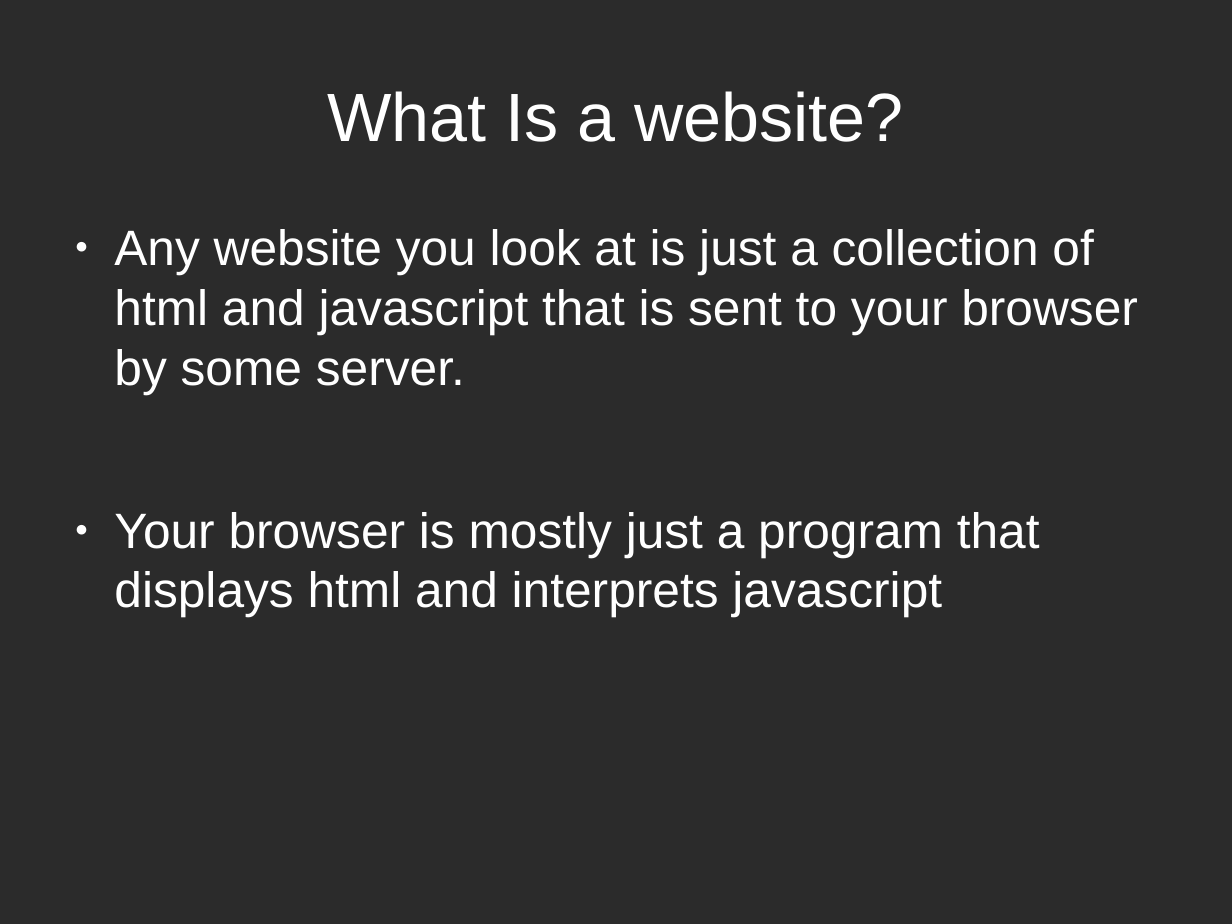
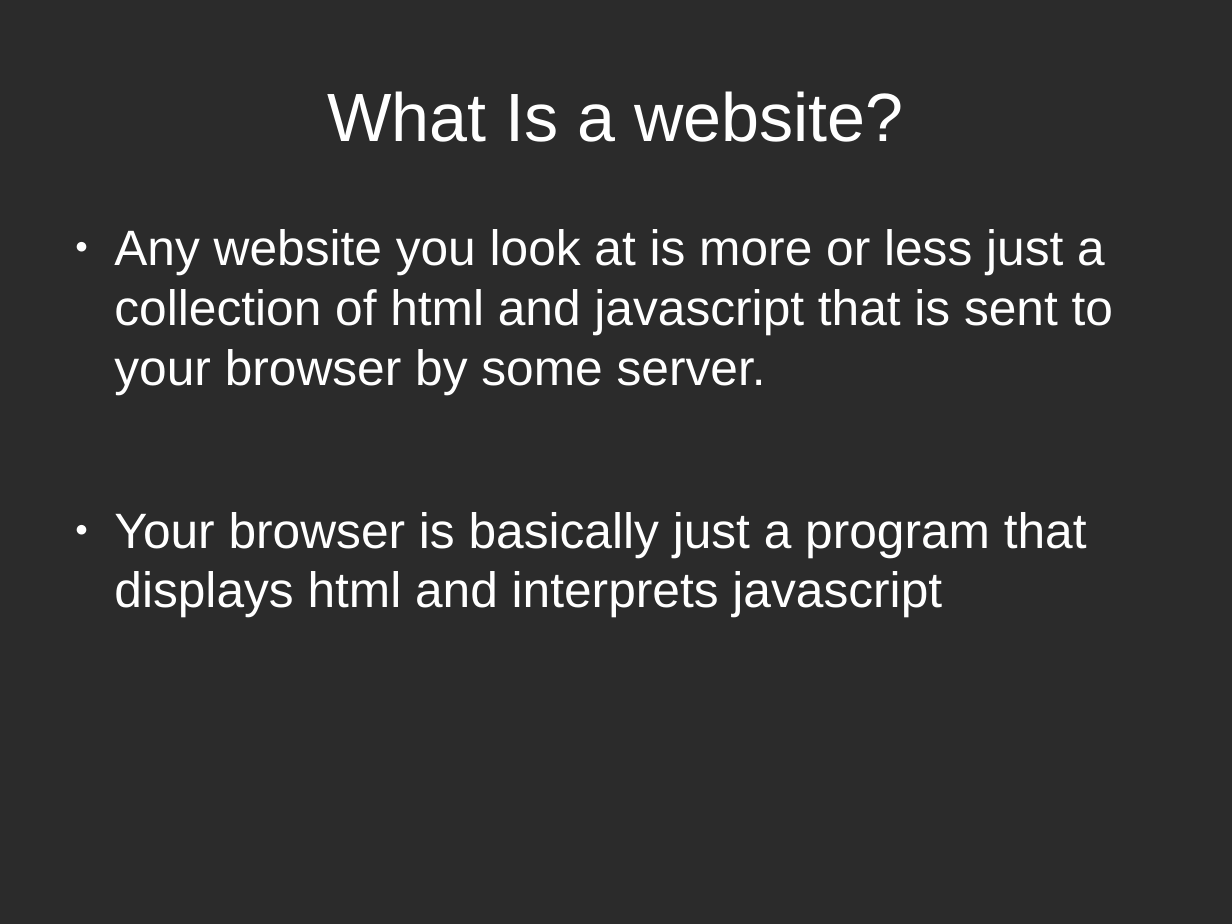
Before and after one commit to Andrew-Max/rails-seminar-materials, a slide deck: slide 6 of try_rails_slides.odp (slide 5 before the commit). Drawn at 1232x924 pixels with LibreOffice and Linux fonts; fonts in the diff are those of the drawing; background and template pictures are left out; a plain dark background stands for a picture behind light text. Boxes give left, top, right and bottom in pixels: in the first picture for what was removed or moved away, otherwise in the second. Text is boxed around its words. In the diff, an @@ line names an element or a change of style, - is before the commit and + after.

```diff
--- a/try_rails_slides.odp
+++ b/try_rails_slides.odp
@@ text at bbox=[114, 229, 1113, 617]: text changed @@
-● Any website you look at is just a collection of html and javascript that is sent to your browser by some server.
-● Your browser is mostly just a program that displays html and interprets javascript
+● Any website you look at is more or less just a collection of html and javascript that is sent to your browser by some server.
+● Your browser is basically just a program that displays html and interprets javascript
```
Also in this commit, not shown: 7 other slides changed, 5 slides added, 4 slides removed.
